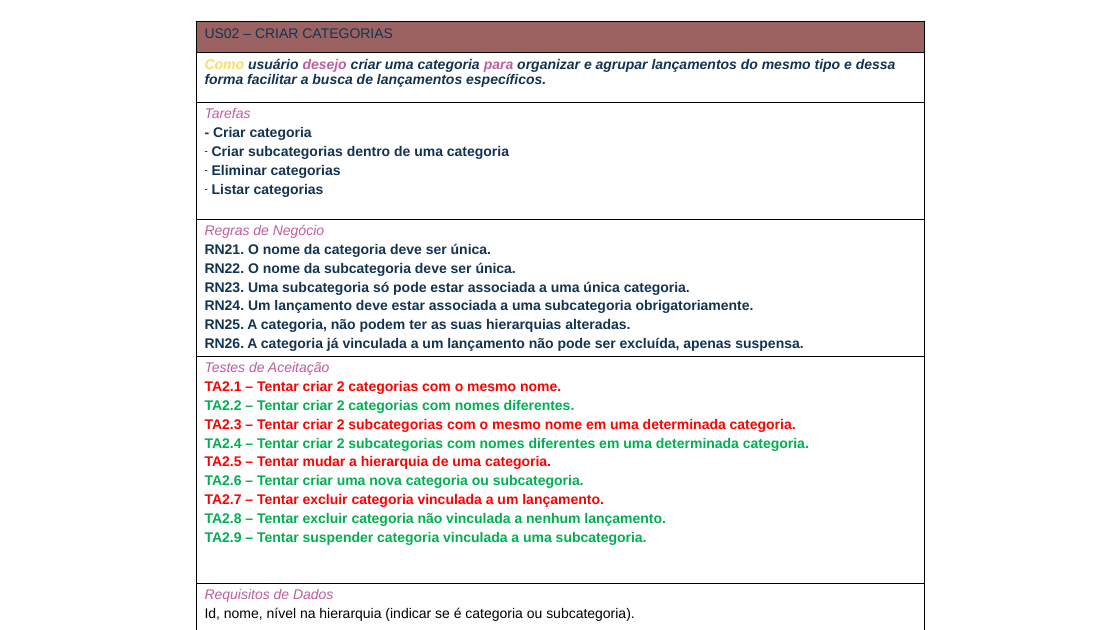
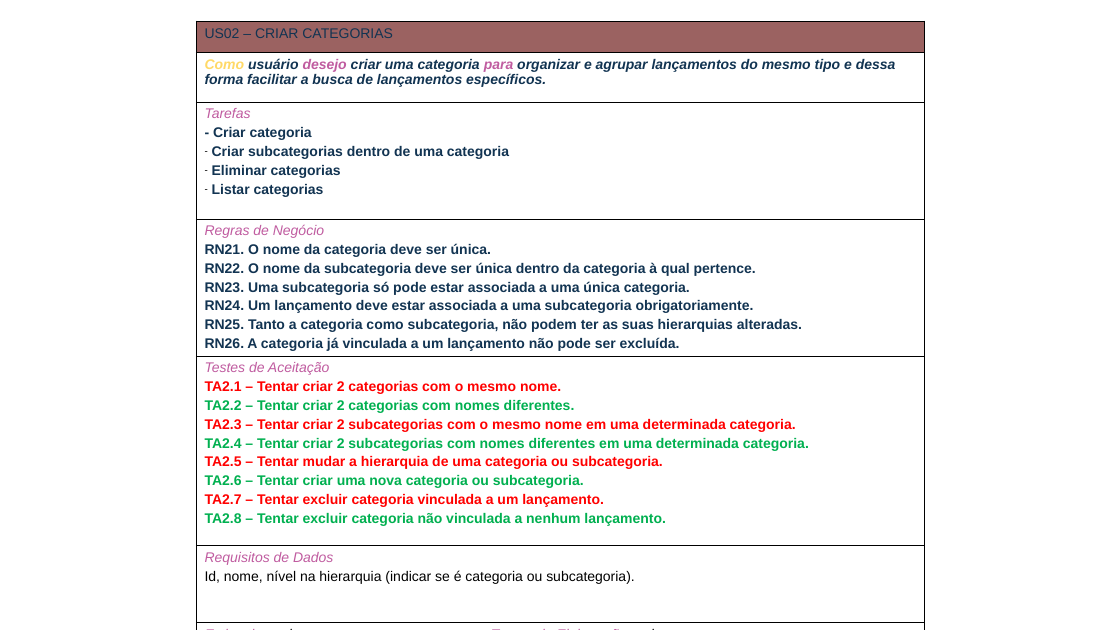
Before and after one commit to evertonschuster/GestaoFinancaPessoal, a slide deck: slide 2 of GestaoFinancaPessoal/GestaoFinancaPessoal/Documentos/525/Apresentação1.pptx. Drawn at 1120x630 pixels with LibreOffice and Linux fonts; fonts in the diff are those of the drawing. Boxes give left, top, right and bottom in pixels: in the first picture for what was removed or moved away, otherwise in the second. Text is boxed around its words. In the diff, an @@ line names an element or a change of style, - is before the commit and + after.

```diff
--- a/GestaoFinancaPessoal/GestaoFinancaPessoal/Documentos/525/Apresentação1.pptx
+++ b/GestaoFinancaPessoal/GestaoFinancaPessoal/Documentos/525/Apresentação1.pptx
@@ table at [197, 21, 924, 630] @@
-row 4, column 1: Regras de Negócio / RN21. O nome da categoria deve ser única. / RN22. O nome da subcategoria deve ser única. / RN23. Uma subcategoria só pode estar associada a uma única categoria. / RN24. Um lançamento deve estar associada a uma subcategoria obrigatoriamente. / RN25. A categoria, não podem ter as suas hierarquias alteradas. / RN26. A categoria já vinculada a um lançamento não pode ser excluída, apenas suspensa.
+row 4, column 1: Regras de Negócio / RN21. O nome da categoria deve ser única. / RN22. O nome da subcategoria deve ser única dentro da categoria à qual pertence. / RN23. Uma subcategoria só pode estar associada a uma única categoria. / RN24. Um lançamento deve estar associada a uma subcategoria obrigatoriamente. / RN25. Tanto a categoria como subcategoria, não podem ter as suas hierarquias alteradas. / RN26. A categoria já vinculada a um lançamento não pode ser excluída.
-row 5, column 1: Testes de Aceitação / TA2.1 – Tentar criar 2 categorias com o mesmo nome. / TA2.2 – Tentar criar 2 categorias com nomes diferentes. / TA2.3 – Tentar criar 2 subcategorias com o mesmo nome em uma determinada categoria. / TA2.4 – Tentar criar 2 subcategorias com nomes diferentes em uma determinada categoria. / TA2.5 – Tentar mudar a hierarquia de uma categoria. / TA2.6 – Tentar criar uma nova categoria ou subcategoria. / TA2.7 – Tentar excluir categoria vinculada a um lançamento. / TA2.8 – Tentar excluir categoria não vinculada a nenhum lançamento. / TA2.9 – Tentar suspender categoria vinculada a uma subcategoria.
+row 5, column 1: Testes de Aceitação / TA2.1 – Tentar criar 2 categorias com o mesmo nome. / TA2.2 – Tentar criar 2 categorias com nomes diferentes. / TA2.3 – Tentar criar 2 subcategorias com o mesmo nome em uma determinada categoria. / TA2.4 – Tentar criar 2 subcategorias com nomes diferentes em uma determinada categoria. / TA2.5 – Tentar mudar a hierarquia de uma categoria ou subcategoria. / TA2.6 – Tentar criar uma nova categoria ou subcategoria. / TA2.7 – Tentar excluir categoria vinculada a um lançamento. / TA2.8 – Tentar excluir categoria não vinculada a nenhum lançamento.
```
Also in this commit, not shown: 1 other slide changed, 3 other files.
